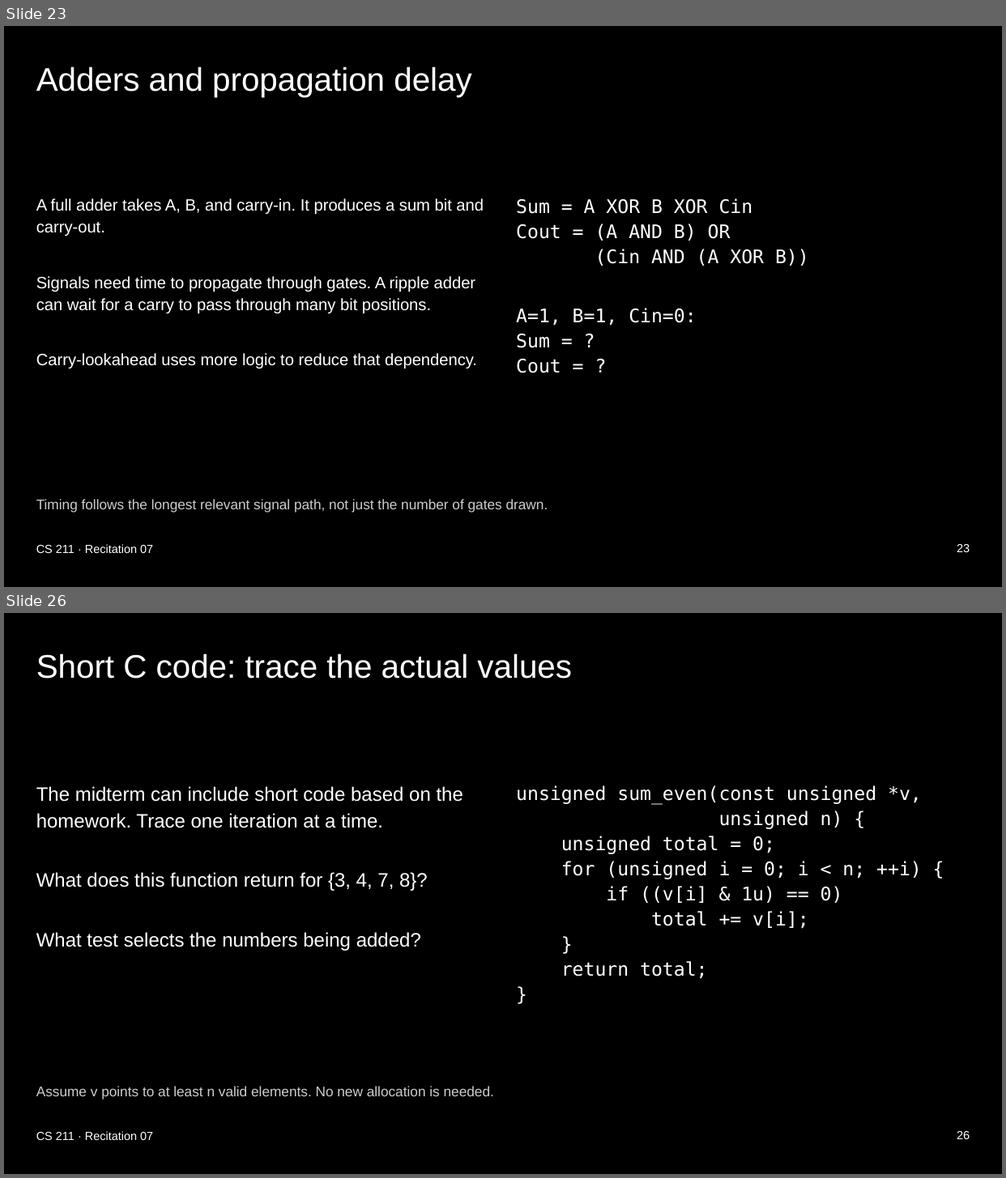
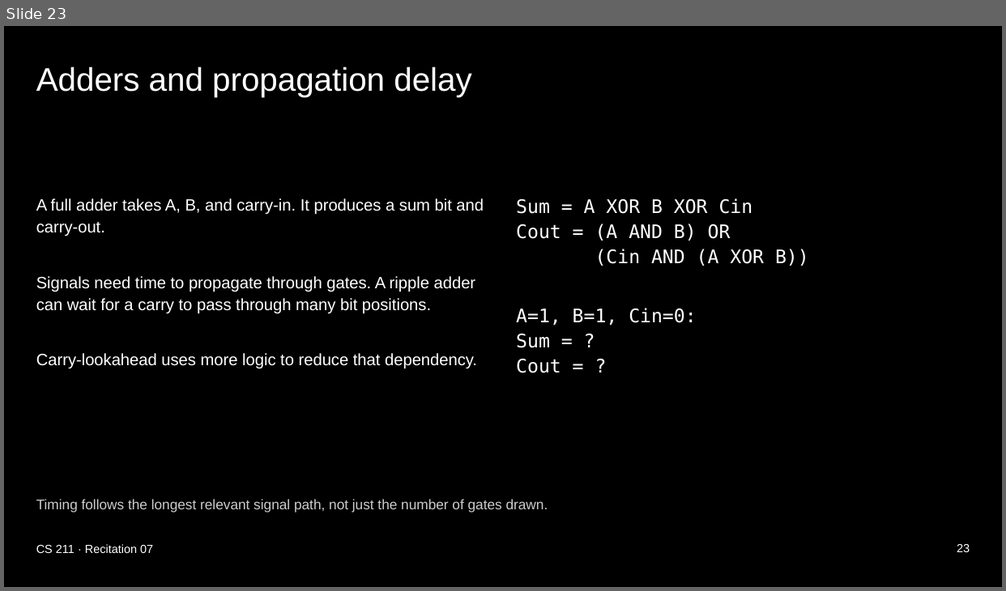
Before and after one commit to xsebby/portfolio, a slide deck: public/presentations/CS211_Recitation_7.pptx. Shown one above the other, each under a label of ours: slides 23 and 26 before the commit, slide 23 after it; the slides between them are not shown. The pictures are 1006x1178 and 1006x591 pixels, drawn with LibreOffice and Linux fonts; fonts in the diff are those of the drawing. Boxes give left, top, right and bottom in pixels: in the first picture for what was removed or moved away, otherwise in the second. Text is boxed around its words. In the diff, an @@ line names an element or a change of style, - is before the commit and + after.

Commit message:
Trim final six slides from midterm review

```diff
--- a/public/presentations/CS211_Recitation_7.pptx
+++ b/public/presentations/CS211_Recitation_7.pptx
@@ slide 26 removed at bbox=[4, 613, 1002, 1174], background #000000 @@
@@ title removed at bbox=[36, 653, 572, 679] @@
-Short C code: trace the actual values
@@ text removed at bbox=[36, 786, 463, 951] @@
-The midterm can include short code based on the homework. Trace one iteration at a time.
-What does this function return for {3, 4, 7, 8}?
-What test selects the numbers being added?
@@ text removed at bbox=[516, 786, 922, 979] @@
-unsigned sum_even(const unsigned *v,
-unsigned n) {
-unsigned total = 0;
-for (unsigned i = 0; i < n; ++i) {
-if ((v[i] & 1u) == 0)
-total += v[i];
-}
-return total;
-}
@@ text removed at bbox=[36, 1086, 494, 1100] @@
-Assume v points to at least n valid elements. No new allocation is needed.
@@ text removed at bbox=[36, 1131, 153, 1140] @@
-CS 211 · Recitation 07
@@ text removed at bbox=[957, 1131, 970, 1139] @@
-26
```
Also in this commit, not shown: 5 other slides removed, 1 other file.
